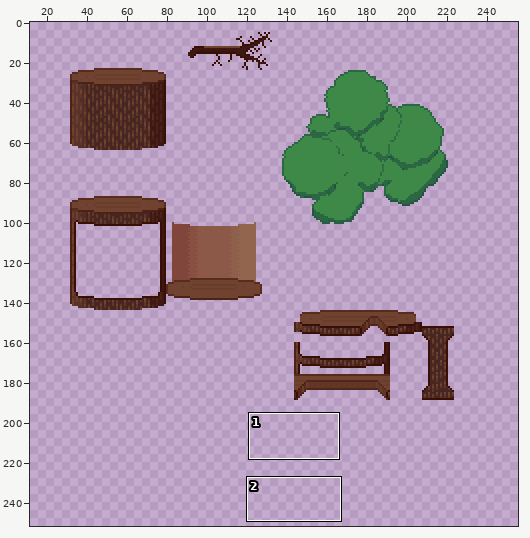
Sprite sheet -- assets/art/tileset/tree.png. Above: a wide view before the commit, with the close-up outlined.
Close-up. The starting point:
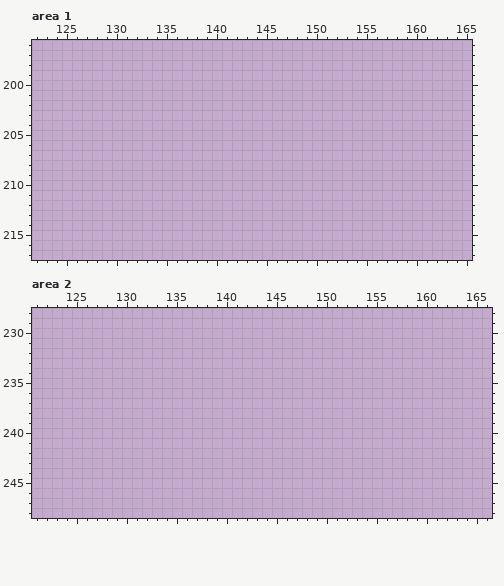
The file is 256x256 pixels. Colours within 5 levels of each other are drawn and written as one. Shown: area 1: x 122..165, y 196..217; area 2: x 121..166, y 228..248. The wide view leaves out empty margins. The commit also changed other parts of the picture, which this record leaves out.
Once edited:
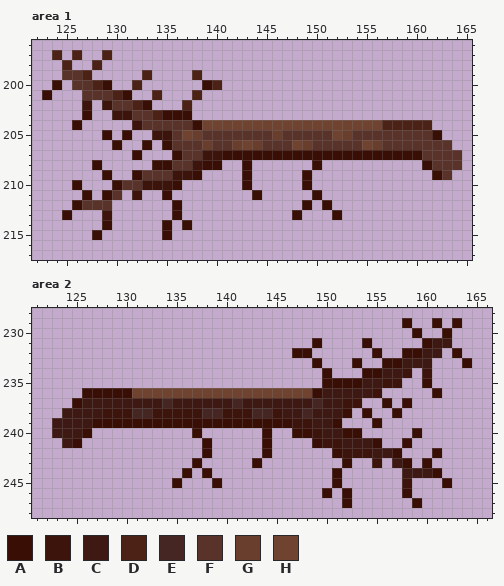
Palette (. is transparent): A #380e05  B #3c140c  C #3e1812  D #4c2217  E #452622  F #593329  G #6a3e2d  H #704331
The edit:
Changed rows in their new state; - is an unchanged pixel.
Area 1:
first column x 123:
197 -D-D--D-----------------------------------
198 --D--D------------------------------------
199 --FFD-----D----D--------------------------
200 -A-FFDA--D------AD------------------------
201 A---FFFDA--D---D--------------------------
202 ----B-BFFDA---D---------------------------
203 ----A--BBFFDAAA---------------------------
204 ---A-----BFFFFFAHHHHHHHHHHHHHHHHHHDDDDD---
205 ------A-A--BBFHGFFFFFFFGFFFFFHGFFFFFFFFA--
206 -------A--A-AFFFGFFGHGFFFHGFFFFFHGFFFFFFF-
207 ---------A---AFFBBAAAAAAAAAAAAAAAAAAAAFFFF
208 -----A-----AAFFBAA--A------A----------AFFF
209 ------A--AFFFBBA----A-----A------------AF-
210 ---A---AFFBBBA------A-----A---------------
211 ----A-AF-B--A--------A-----A--------------
212 ---AFFF------A------------A-A-------------
213 --A---B------A-----------A---A------------
214 ------A-----A-A---------------------------
215 -----A------A-----------------------------
Area 2:
first column x 123:
229 -----------------------------------A--A-A-
230 ------------------------------------A--A--
231 --------------------------A----A-----ACC--
232 ------------------------AA------A--AACC-A-
233 --------------------------A---A--AACCC---A
234 ---------------------------A---AACCB-B----
235 ---------------------------AAAACCBB--A----
236 ---AAAAAHHHHHHHHHHHHHHHHHHACCCCCB-----A---
237 --ACCCCCCCCECCCCCCECCCCCCCECCBB--A-A------
238 -CCCCBBBEEBBBBBEEBBBEEBCCECCCA-A--A-------
239 CCCCAAAAAAAAAAAAAAAAAAAABBCCA---A---------
240 CCCA----------A------A--AABCCAA-----A-----
241 -CA------------A-----A----ABBCCCA--A------
242 ---------------A-----A------ABBBCCA---A---
243 --------------A-----A--------A--B-CA-A----
244 -------------A-A------------A------CCCA---
245 ------------A---A-----------A------B---A--
246 ---------------------------A-A-----A------
247 -----------------------------A------A-----
Where, in picture pixels (left, top, right, bottom), the same in both close-ups:
added: (42, 50, 462, 240)
added: (52, 318, 472, 508)
